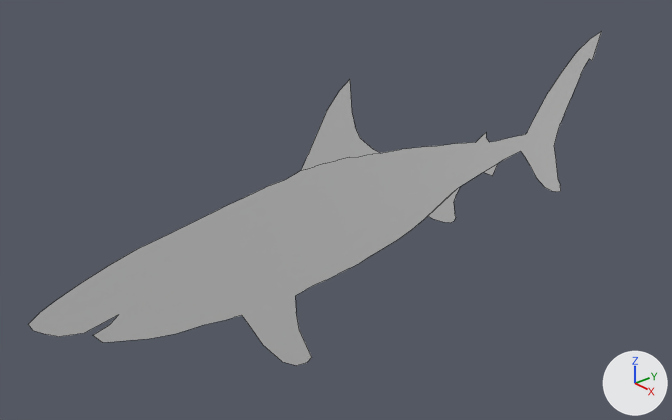
Two versions of the Blender file project_01/sharkdos.blend, one commit apart.
One viewpoint serves both versions: a 50 mm camera at (0.72, -1.4, 0.987) aimed at (-0.814, -0.082, 0.051). Arrows for +X, +Y and +Z are at lower right; the lights stay in place. Mesh edges are drawn as thin lines.
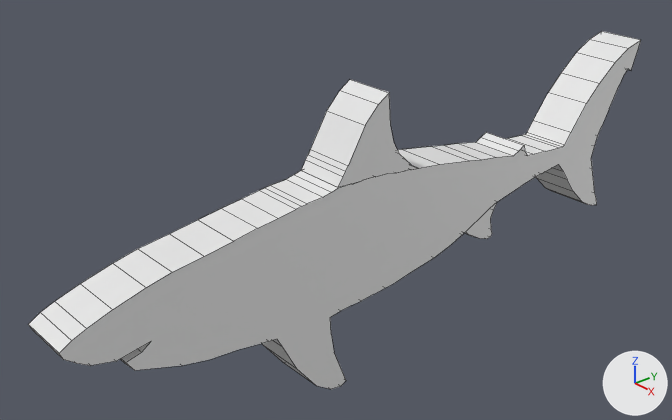
Edits to the bpy script that builds the scene:
```text
Change me_plane_001:
    used by ob_plane; location = (-0.783, 0.0, 0.0); rotation_euler = (0.0, 1.571, 0.0), in degrees (0, 90, 0); scale = (0.5, 1.0, 1.0)
    remove me_plane_001.from_pydata(...)  # 130 vertices, 4 faces; spans x -0.76..0.63, y -0.86..0.89, z 0.0
    add me_plane_001.from_pydata(...)  # 869 vertices, 738 faces; spans x -0.76..0.63, y -0.86..0.89, z 0.0..0.13
    me_plane_001 part 1: 739 vertices added at x -0.76..0.63, y -0.86..0.89, z 0.0..0.13
```

Location of each change, (x1, y1, x2, y2) in pixels of the pictures (672 x 420 px):
'Plane', reshaped (7% wider, 7% taller): before (28, 32, 602, 365); after (28, 31, 641, 389)
part 1 of me_plane_001, added: after (28, 31, 641, 389)
